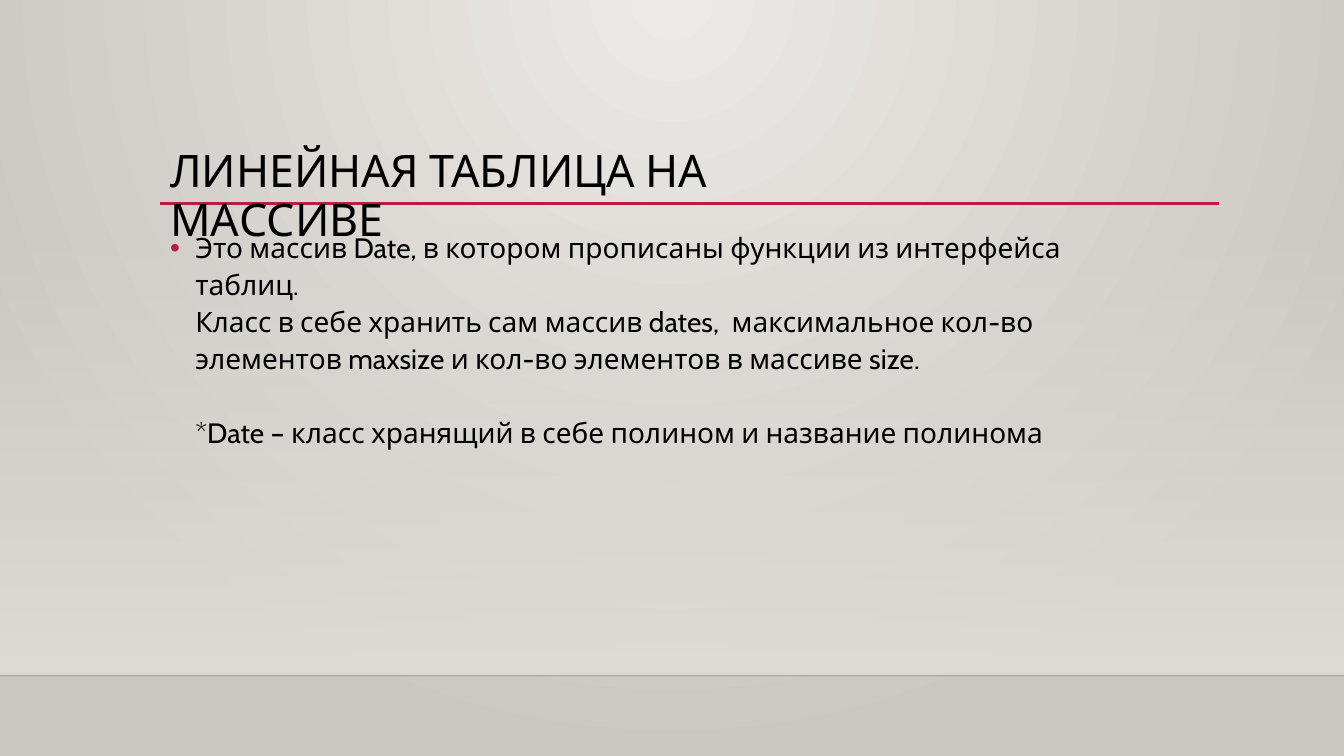
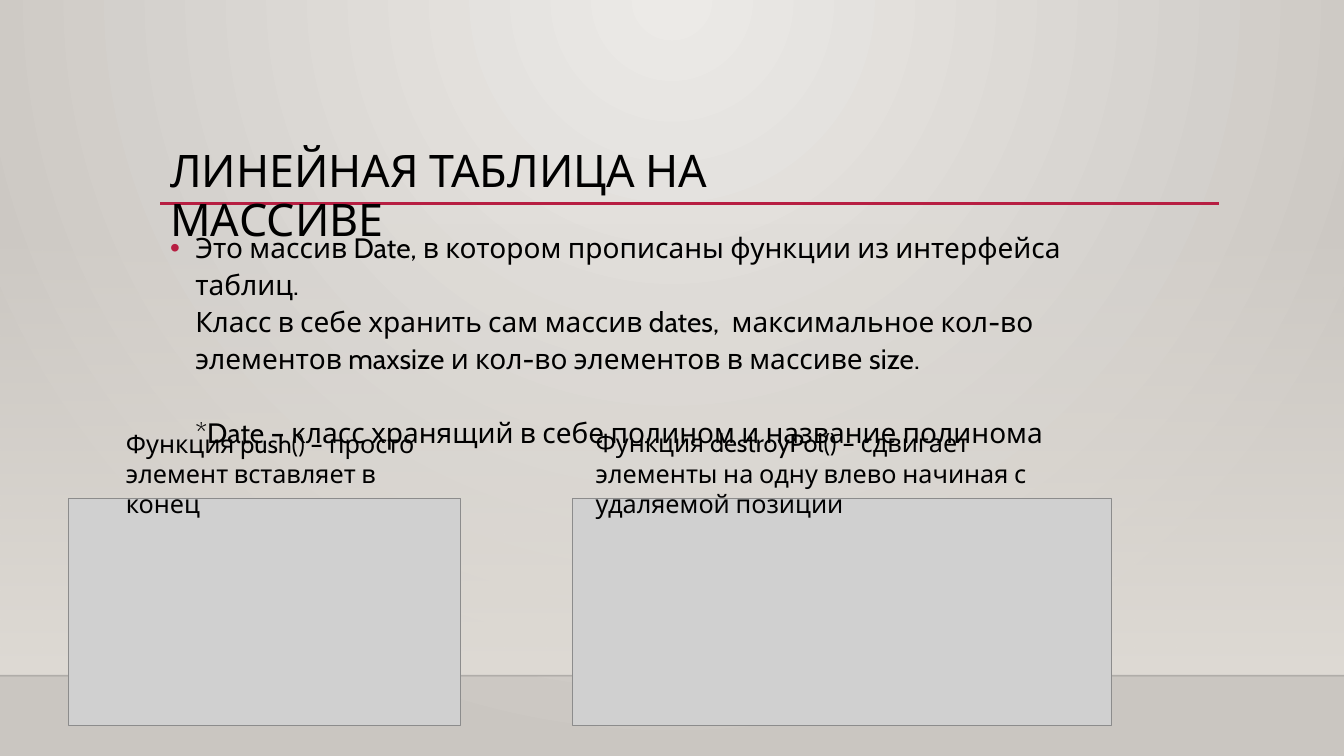
Before and after one commit to ZhatkinVyacheslav/ThePolynomialXYZ, a slide deck: slide 9 of Алгебра полиномов.pptx. Drawn at 1344x756 pixels with LibreOffice and Linux fonts; fonts in the diff are those of the drawing; grey boxes stand for pictures; background and template pictures are left out. Boxes give left, top, right and bottom in pixels: in the first picture for what was removed or moved away, otherwise in the second. Text is boxed around its words. In the diff, an @@ line names an element or a change of style, - is before the commit and + after.

Commit message:
Презентация

```diff
--- a/Алгебра полиномов.pptx
+++ b/Алгебра полиномов.pptx
@@ text added at bbox=[126, 429, 415, 518], 18 pt, text #000000 @@
+Функция push() – просто элемент вставляет в конец
@@ text added at bbox=[596, 429, 1026, 519], 18 pt, text #000000 @@
+Функция destroyPol() – сдвигает элементы на одну влево начиная с удаляемой позиции
@@ picture added at bbox=[69, 499, 461, 726] @@
@@ picture added at bbox=[573, 498, 1111, 725] @@
```
